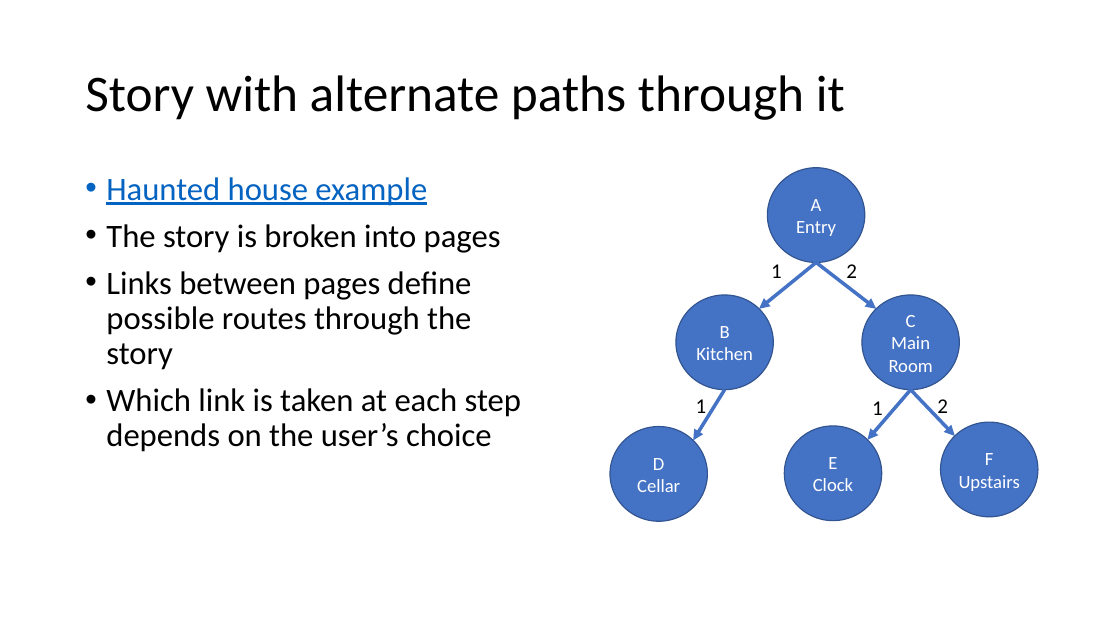
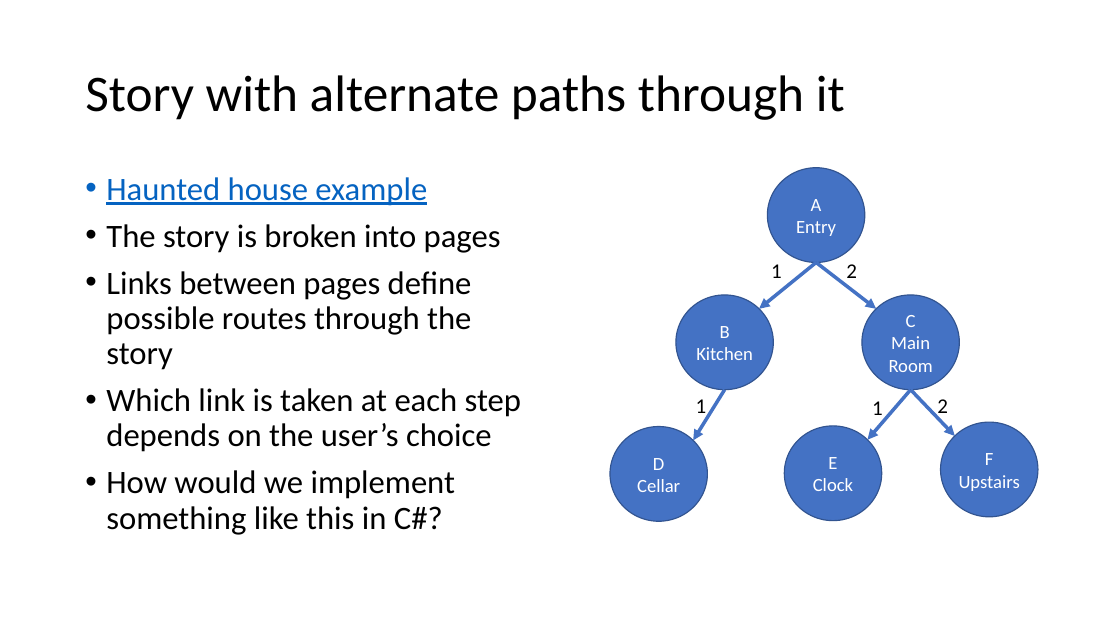
Before and after one commit to SWHS-PC/Users, a slide deck: slide 2 of NiklasB/WebAdventure/StateMachine.pptx. Drawn at 1120x630 pixels with LibreOffice and Linux fonts; fonts in the diff are those of the drawing. Boxes give left, top, right and bottom in pixels: in the first picture for what was removed or moved away, otherwise in the second. Text is boxed around its words. In the diff, an @@ line names an element or a change of style, - is before the commit and + after.

Commit message:
Minor change to slide deck.

```diff
--- a/NiklasB/WebAdventure/StateMachine.pptx
+++ b/NiklasB/WebAdventure/StateMachine.pptx
@@ text at [106, 470, 455, 535]: paragraph added @@
+• How would we implement something like this in C#?
```
